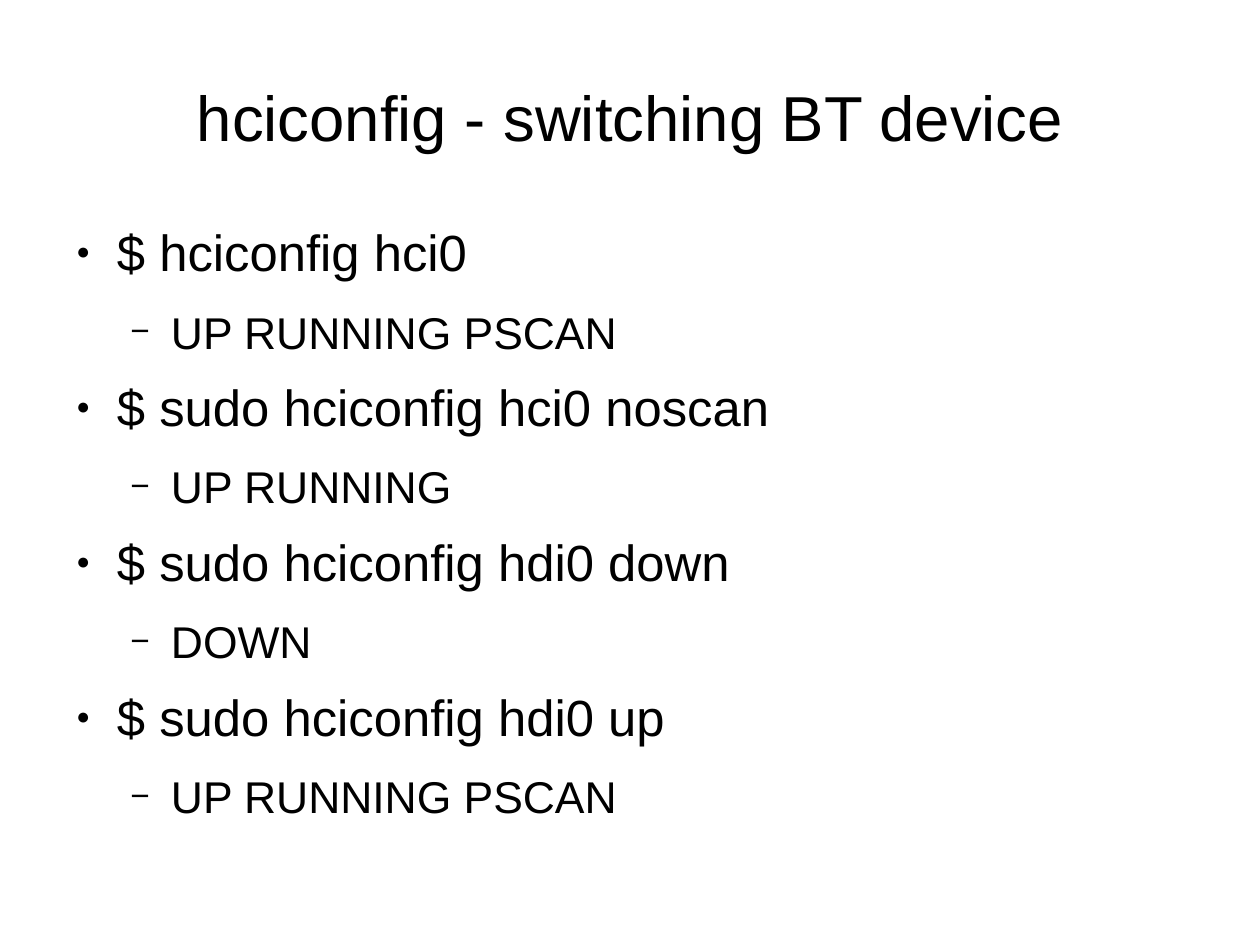
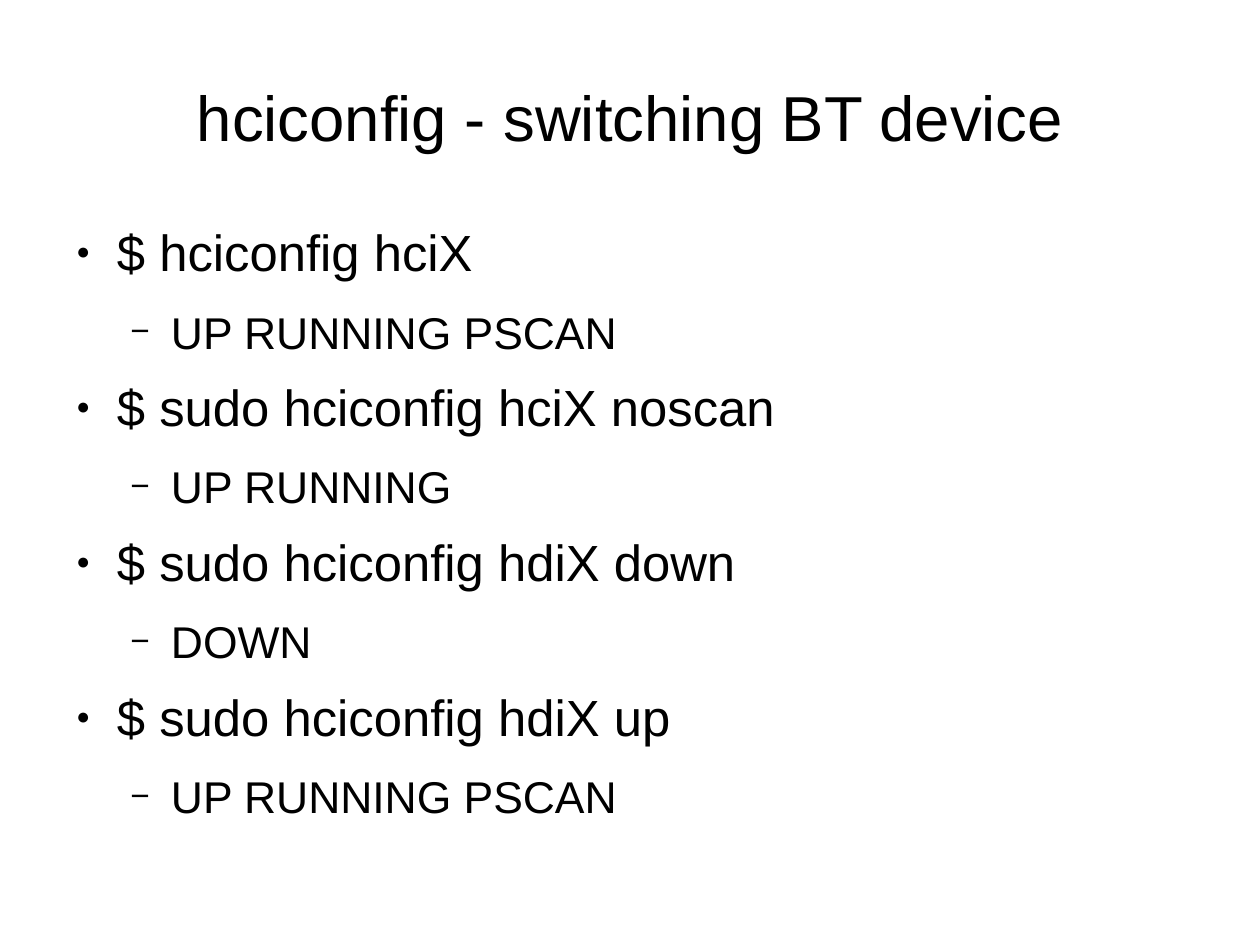
Before and after one commit to andromedroid/ame, a slide deck: slide 14 of doc/ble/ring_blu-tag_from_linux.odp. Drawn at 1260x945 pixels with LibreOffice and Linux fonts; fonts in the diff are those of the drawing. Boxes give left, top, right and bottom in pixels: in the first picture for what was removed or moved away, otherwise in the second. Text is boxed around its words. In the diff, an @@ line names an element or a change of style, - is before the commit and + after.

```diff
--- a/doc/ble/ring_blu-tag_from_linux.odp
+++ b/doc/ble/ring_blu-tag_from_linux.odp
@@ text at [159,234,473,282]: text changed @@
-● $ hciconfig hci0
+● $ hciconfig hciX
@@ text at [159,389,775,437]: text changed @@
-● $ sudo hciconfig hci0 noscan
+● $ sudo hciconfig hciX noscan
@@ text at [159,544,735,592]: text changed @@
-● $ sudo hciconfig hdi0 down
+● $ sudo hciconfig hdiX down
@@ text at [159,699,670,747]: text changed @@
-● $ sudo hciconfig hdi0 up
+● $ sudo hciconfig hdiX up
```
Also in this commit, not shown: 5 other slides changed, 12 slides added.
